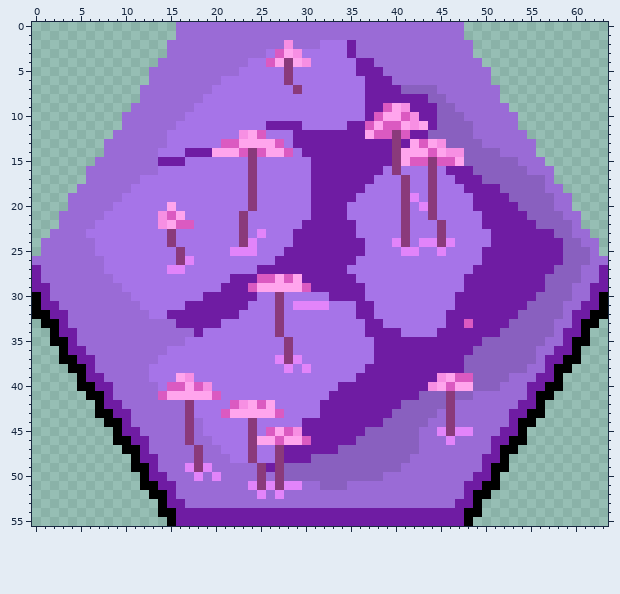
Pixel-art sprite, stored at Images.Tilesets/TileSets/HexaRealm/Tiles/Mycelium+Hill+Forest.png. The picture above is the old version.
The file is 64x56 pixels. Colours within 5 levels of each other are drawn and written as one.
The same view after the edit:
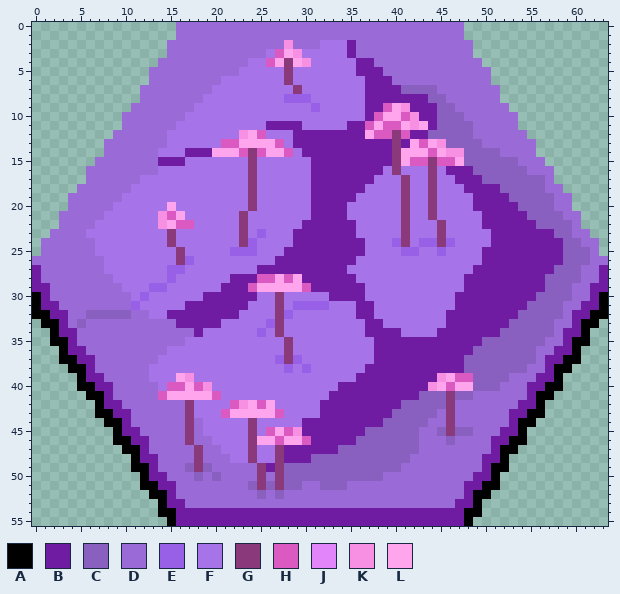
Palette (. is transparent): A #000000  B #6f1ca3  C #8960bf  D #9a6bd6  E #9860e6  F #a674e8  G #8a3a7b  H #db5ac1  J #e284fa  K #f78fe3  L #ffa5ed
Diff:
@@ x 26..33 @@
  7 FFFGFFFF
- 8 FFFFFFFF
- 9 FFFFFFFF
+ 8 FFEEEFFF
+ 9 FFFFFEFF
 10 FFFFFFFF
@@ x 0..63 @@
 18 .....DDDDDDFFFFFFFFFFFFFGFFFFFFBBBBBBFFFFGFFGFFFBBBBCCCCCDD.....
-19 ....DDDDDDFFFFFFFFFFFFFFGFFFFFFBBBBBFFFFFGJFGFFFFBBBBCCCCCDD....
-20 ....DDDDDFFFFFFLFFFFFFFFGFFFFFFBBBBFFFFFFGFJGFFFFBBBBBCCCCDD....
+19 ....DDDDDDFFFFFFFFFFFFFFGFFFFFFBBBBBFFFFFGFFGFFFFBBBBCCCCCDD....
+20 ....DDDDDFFFFFFLFFFFFFFFGFFFFFFBBBBFFFFFFGFFGFFFFBBBBBCCCCDD....
 21 ...DDDDDFFFFFFKHLFFFFFFGFFFFFFFBBBBFFFFFFGFFGFFFFFBBBBBCCCCDD...
 22 ...DDDDFFFFFFFKLHHFFFFFGFFFFFFBBBBBBFFFFFGFFFGFFFFBBBBBBCCCCD...
-23 ..DDDDFFFFFFFFFGFFFFFFFGFJFFFBBBBBBBFFFFFGFFFGFFFFFBBBBBBBCCDD..
-24 .DDDDDDFFFFFFFFGFFFFFFFGJFFFFBBBBBBBBFFFJGFJJGJFFFFBBBBBBBBCCDD.
-25 .DDDDDDFFFFFFFFFGFFFFFJJJFFFBBBBBBBBBFFFFJJFFJFFFFBBBBBBBBBCCCD.
-26 DDDDDDDDFFFFFFFFGJFFFFFFFFFBBBBBBBBBFFFFFFFFFFFFFFBBBBBBBBBCCCDD
-27 BDDDDDDDFFFFFFFJJFFFFFFFFBBBBBBBBBBFFFFFFFFFFFFFFBBBBBBBBBCCCDDB
-28 BDDDDDDDDFFFFFFFFFFFFFBBBHHLHLBBBBBBFFFFFFFFFFFFBBBBBBBBBCCCCDDB
-29 BBDDDDDDDDFFFFFFFFFFFBBBHLLLLLHBBBBBBFFFFFFFFFFFBBBBBBBBBCCCDDBB
-30 ABDDDDDDDDDFFFFFFFFBBBBBBFFGFFFFFBBBBFFFFFFFFFFBBBBBBBBBCCCCDDBA
-31 ABBDDDDDDDDDFFFFFBBBBBBBFFFGFJJJJFFFBBFFFFFFFFFBBBBBBBBCCCCDDBBA
-32 AABBDDDDDDDDDFFBBBBBBBBFFFFGFFFFFFFFBBFFFFFFFFBBBBBBBBCCCCCDBBAA
-33 .AABDDDDDDDDDDDDBBBBBFFFFFFGFFFFFFFFFBBFFFFFFFBBHBBBBCCCCCDDBAA.
-34 ..ABBDDDDDDDDDDDDDBFFFFFFFFGFFFFFFFFFBBBBFFFFBBBBBBBCCCCCCDBBA..
+23 ..DDDDFFFFFFFFFGFFFFFFFGFEFFFBBBBBBBFFFFFGFFFGFFFFFBBBBBBBCCDD..
+24 .DDDDDDFFFFFFFFGFFFFFFFGEFFFFBBBBBBBBFFFEGFEEGEFFFFBBBBBBBBCCDD.
+25 .DDDDDDFFFFFFFFFGFFFFFEEEFFFBBBBBBBBBFFFFEEFFEFFFFBBBBBBBBBCCCD.
+26 DDDDDDDDFFFFFFFFGEFFFFFFFFFBBBBBBBBBFFFFFFFFFFFFFFBBBBBBBBBCCCDD
+27 BDDDDDDDFFFFFFFEEFFFFFFFFBBBBBBBBBBFFFFFFFFFFFFFFBBBBBBBBBCCCDDB
+28 BDDDDDDDDFFFFFFEFFFFFFBBBHHLHLBBBBBBFFFFFFFFFFFFBBBBBBBBBCCCCDDB
+29 BBDDDDDDDDFFFEEFFFFFFBBBHLLLLLHBBBBBBFFFFFFFFFFFBBBBBBBBBCCCDDBB
+30 ABDDDDDDDDDFEFFFFFFBBBBBBFFGFFFFFBBBBFFFFFFFFFFBBBBBBBBBCCCCDDBA
+31 ABBDDDDDDDDEFFFFFBBBBBBBFFFGFEEEEFFFBBFFFFFFFFFBBBBBBBBCCCCDDBBA
+32 AABBDDCCCCCDDFFBBBBBBBBFFFFGEFFFFFFFBBFFFFFFFFBBBBBBBBCCCCCDBBAA
+33 .AABDCDDDDDDDDDDBBBBBFFFFFEGFFFFFFFFFBBFFFFFFFBBBBBBBCCCCCDDBAA.
+34 ..ABBDDDDDDDDDDDDDBFFFFFFEFGFFFFFFFFFBBBBFFFFBBBBBBBCCCCCCDBBA..
 35 ..AABDDDDDDDDDDDDFFFFFFFFFFFGFFFFFFFFFBBBBBBBBBBBBCCCCCCCDDBAA..
 36 ...ABBDDDDDDDDDFFFFFFFFFFFFFGFFFFFFFFFBBBBBBBBBBBCCCCCCCDDBBA...
-37 ...AABBDDDDDDDFFFFFFFFFFFFFJGJFFFFFFFFBBBBBBBBBBCCCCCCCCDBBAA...
-38 ....AABDDDDDDFFFFFFFFFFFFFFFJFJFFFFFFBBBBBBBBBBBCCCCCCCDDBAA....
+37 ...AABBDDDDDDDFFFFFFFFFFFFFEGEFFFFFFFFBBBBBBBBBBCCCCCCCCDBBAA...
+38 ....AABDDDDDDFFFFFFFFFFFFFFFEFEFFFFFFBBBBBBBBBBBCCCCCCCDDBAA....
 39 .....ABBDDDDDFFFLKFFFFFFFFFFFFFFFFFFBBBBBBBBBKLHHCCCCDDDBBA.....
@@ x 15..50 @@
 44 DDGDFFFFFGFFFFFBBBBBBBBBCCCCCDDGDDDD
-45 DDGDFFFFFGFHLHKBBBBBBBCCCCCCDDJGJJDD
-46 DDGDDFFFFGLLHLLHBBBBBCCCCCCCDDDJDDDD
+45 DDGDFFFFFGFHLHKBBBBBBBCCCCCCDDCGCCDD
+46 DDGDDFFFFGLLHLLHBBBBBCCCCCCCDDDCDDDD
 47 DDDGDDFFFGFFGBBBBBBCCCCCCCCCDDDDDDDD
 48 DDDGDDDFFGFFGBBBCCCCCCCCCCCDDDDDDDDB
-49 DDJGJDDDDDGBGCCCCCCCCCCCCCDDDDDDDDDB
-50 DDDJDJDDDDGDGCCCCCCCCCCCDDDDDDDDDDBB
-51 BDDDDDDDDJGJGJJDDCCCDDDDDDDDDDDDDBBA
-52 BDDDDDDDDDJDJDDDDDDDDDDDDDDDDDDDDBAA
+49 DDCGCDDDDDGBGCCCCCCCCCCCCCDDDDDDDDDB
+50 DDDCDCDDDDGDGCCCCCCCCCCCDDDDDDDDDDBB
+51 BDDDDDDDDCGCGCCDDCCCDDDDDDDDDDDDDBBA
+52 BDDDDDDDDDCDCDDDDDDDDDDDDDDDDDDDDBAA
 53 BBDDDDDDDDDDDDDDDDDDDDDDDDDDDDDDBBA.
